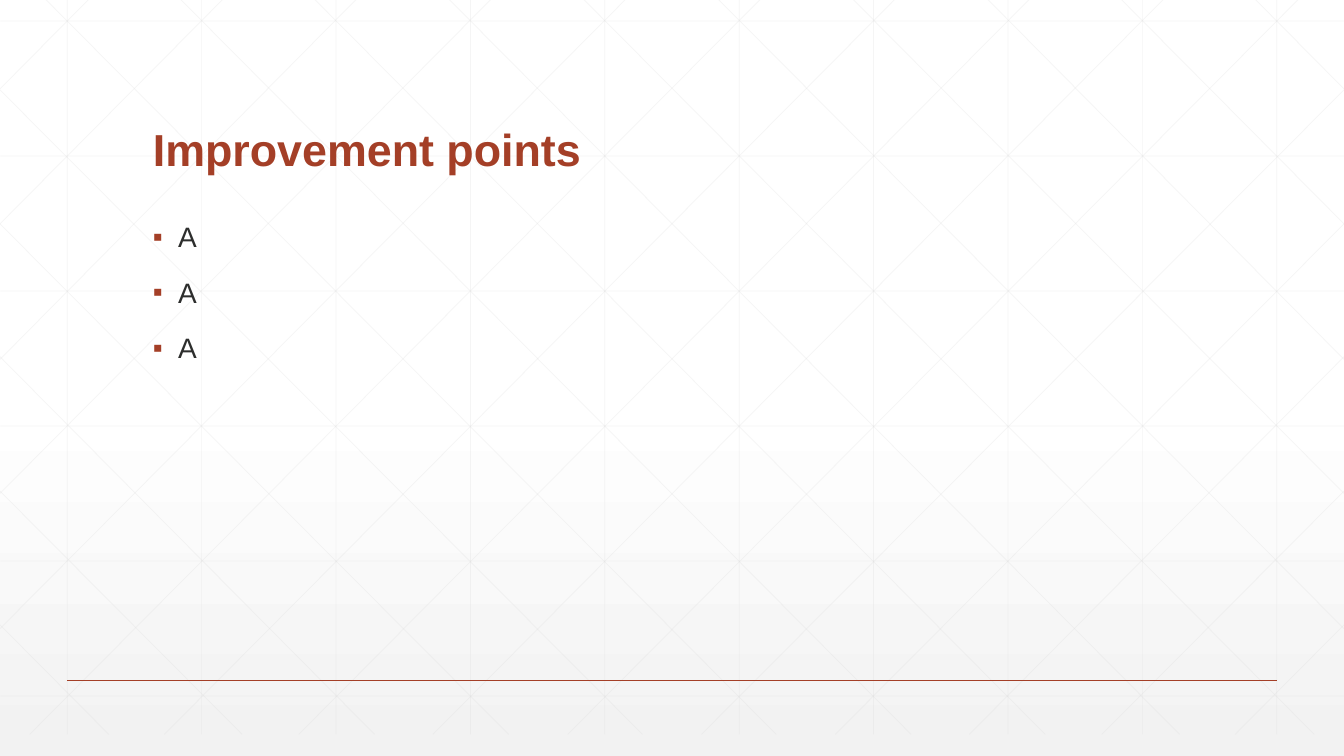
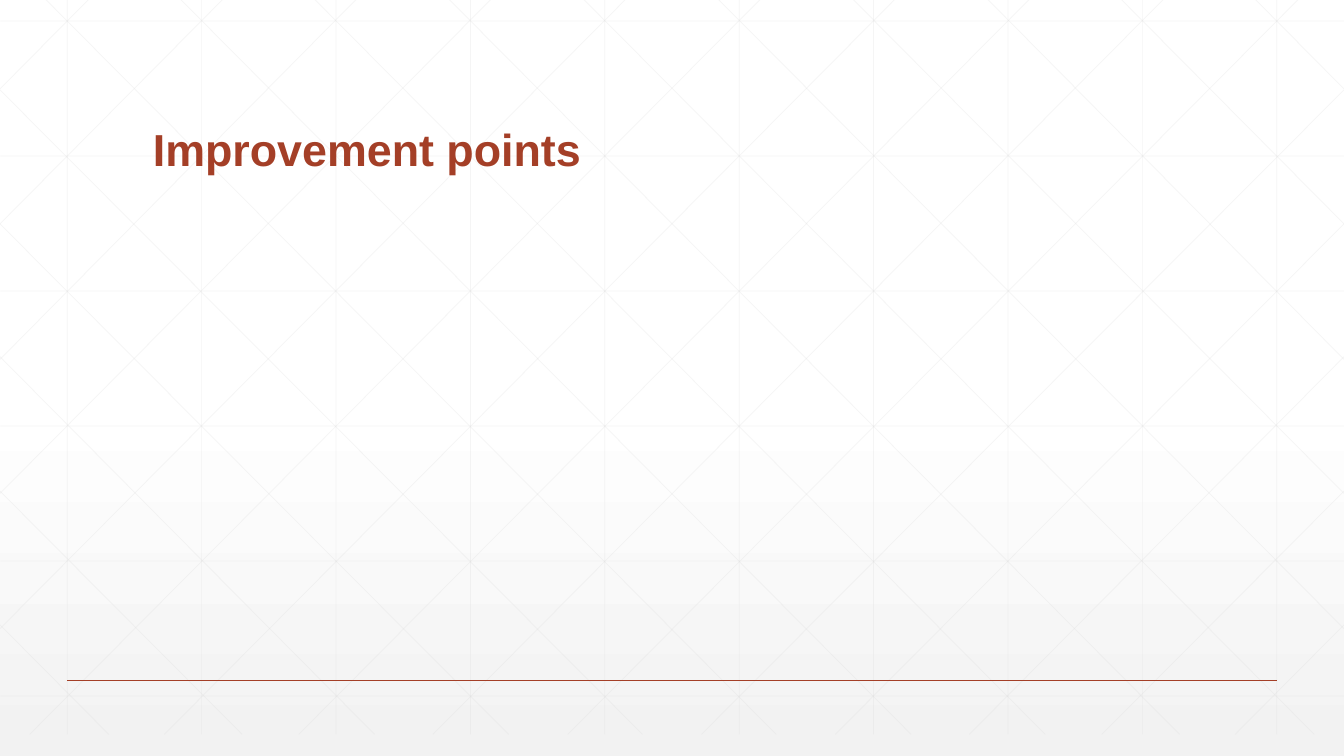
Before and after one commit to PaulFICOT/CESI_A2_Web_G2, a slide deck: slide 18 of Présentation/Web Project.pptx (slide 7 before the commit). Drawn at 1344x756 pixels with LibreOffice and Linux fonts; fonts in the diff are those of the drawing. Boxes give left, top, right and bottom in pixels: in the first picture for what was removed or moved away, otherwise in the second. Text is boxed around its words. In the diff, an @@ line names an element or a change of style, - is before the commit and + after.

```diff
--- a/Présentation/Web Project.pptx
+++ b/Présentation/Web Project.pptx
@@ text removed at box(178, 227, 197, 358) @@
-▪ A
-▪ A
-▪ A
```
Also in this commit, not shown: 3 other slides changed, 11 slides added, 4 other files.
